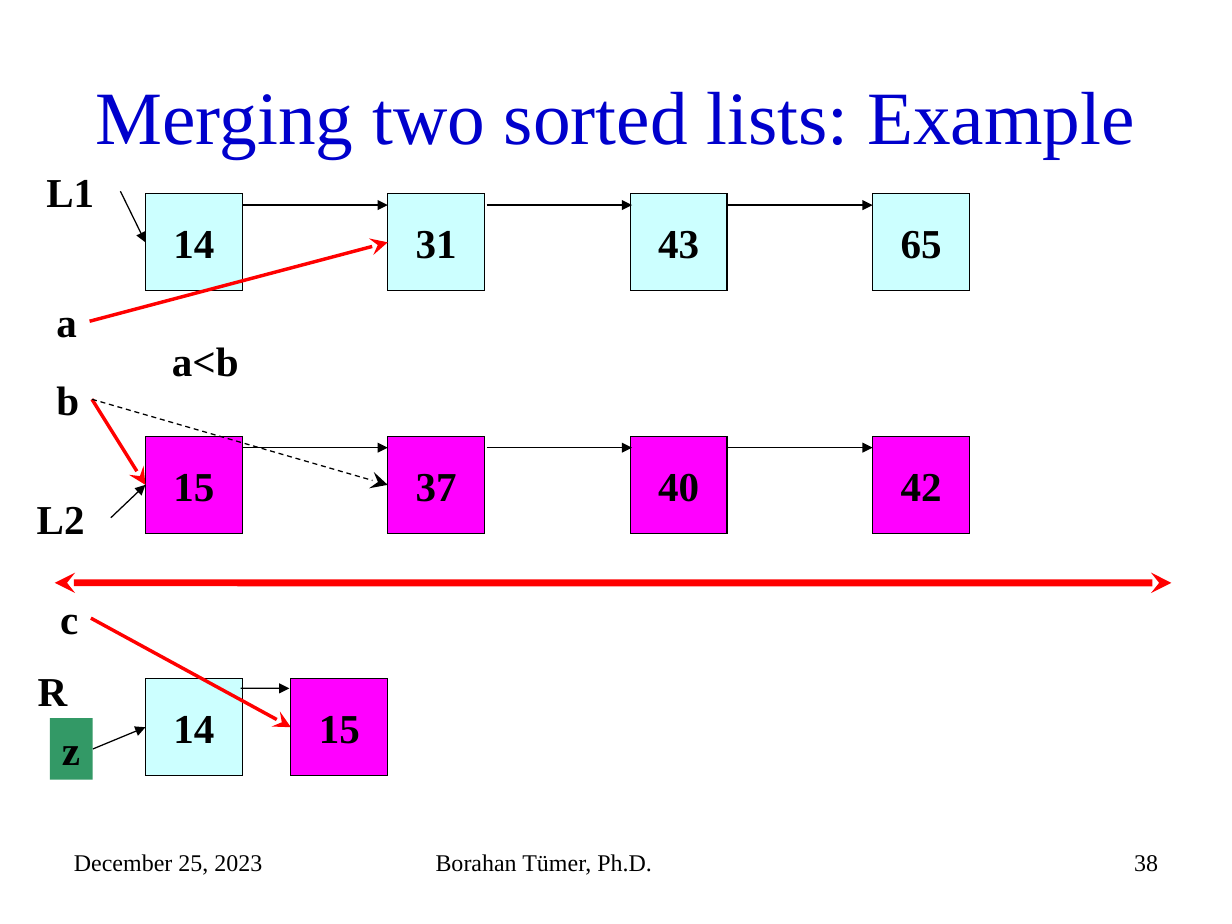
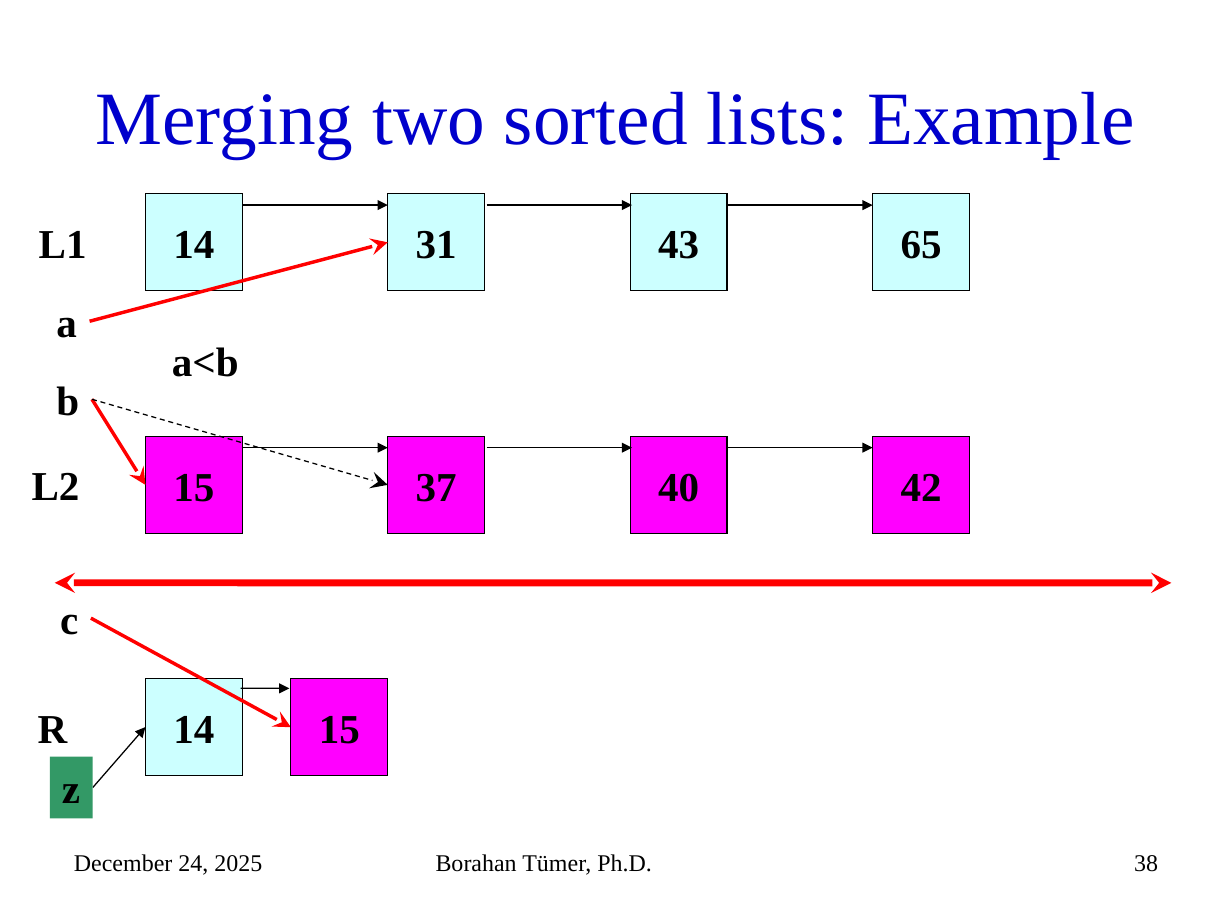
Before and after one commit to mehmetkayacse/cse225, a slide deck: slide 38 of files/Week9.pptx. Drawn at 1232x924 pixels with LibreOffice and Linux fonts; fonts in the diff are those of the drawing. Boxes give left, top, right and bottom in pixels: in the first picture for what was removed or moved away, otherwise in the second. Text is boxed around its words. In the diff, an @@ line names an element or a change of style, - is before the commit and + after.

```diff
--- a/files/Week9.pptx
+++ b/files/Week9.pptx
@@ arrow removed from (121, 191) to (145, 243) @@
@@ text "L1": place and size @@
-text "L1" at <box>46,180,94,207</box>
+text "L1" at <box>39,231,87,258</box>
@@ text "L2": place and size @@
-text "L2" at <box>37,506,85,534</box>
+text "L2" at <box>32,472,80,500</box>
@@ arrow removed from (111, 517) to (145, 485) @@
@@ text "R": place and size @@
-text "R" at <box>38,679,68,706</box>
+text "R" at <box>38,716,68,743</box>
@@ arrow moved from (92, 749) - (145, 727) to (92, 787) - (145, 727) @@
@@ rectangle "z": place and size @@
-rectangle "z" at <box>49,718,92,780</box>
+rectangle "z" at <box>49,756,92,818</box>
@@ text at <box>74,854,262,875</box>: text changed @@
-December 25, 2023
+December 24, 2025
```
Also in this commit, not shown: 85 other slides changed, 4 other files.
